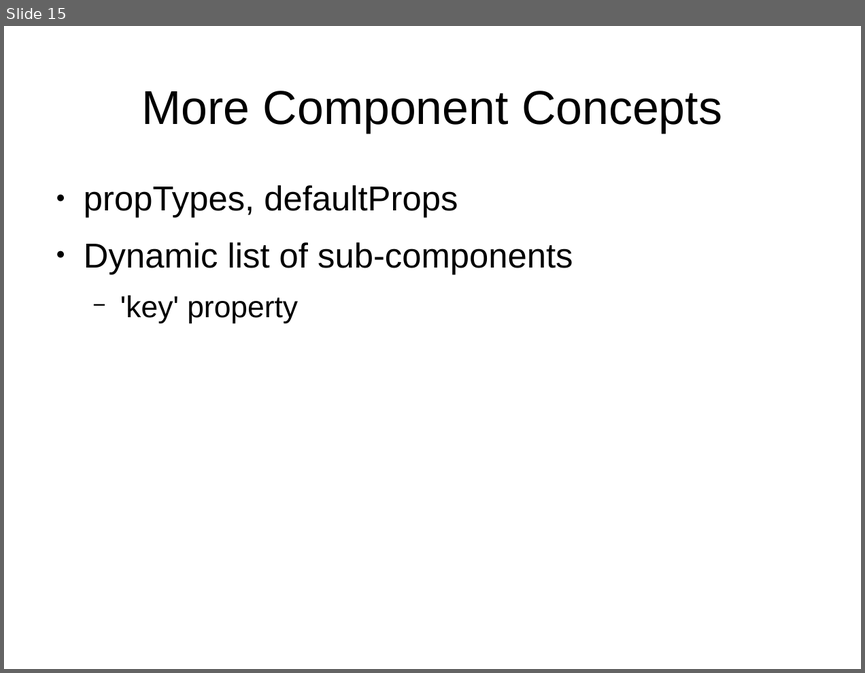
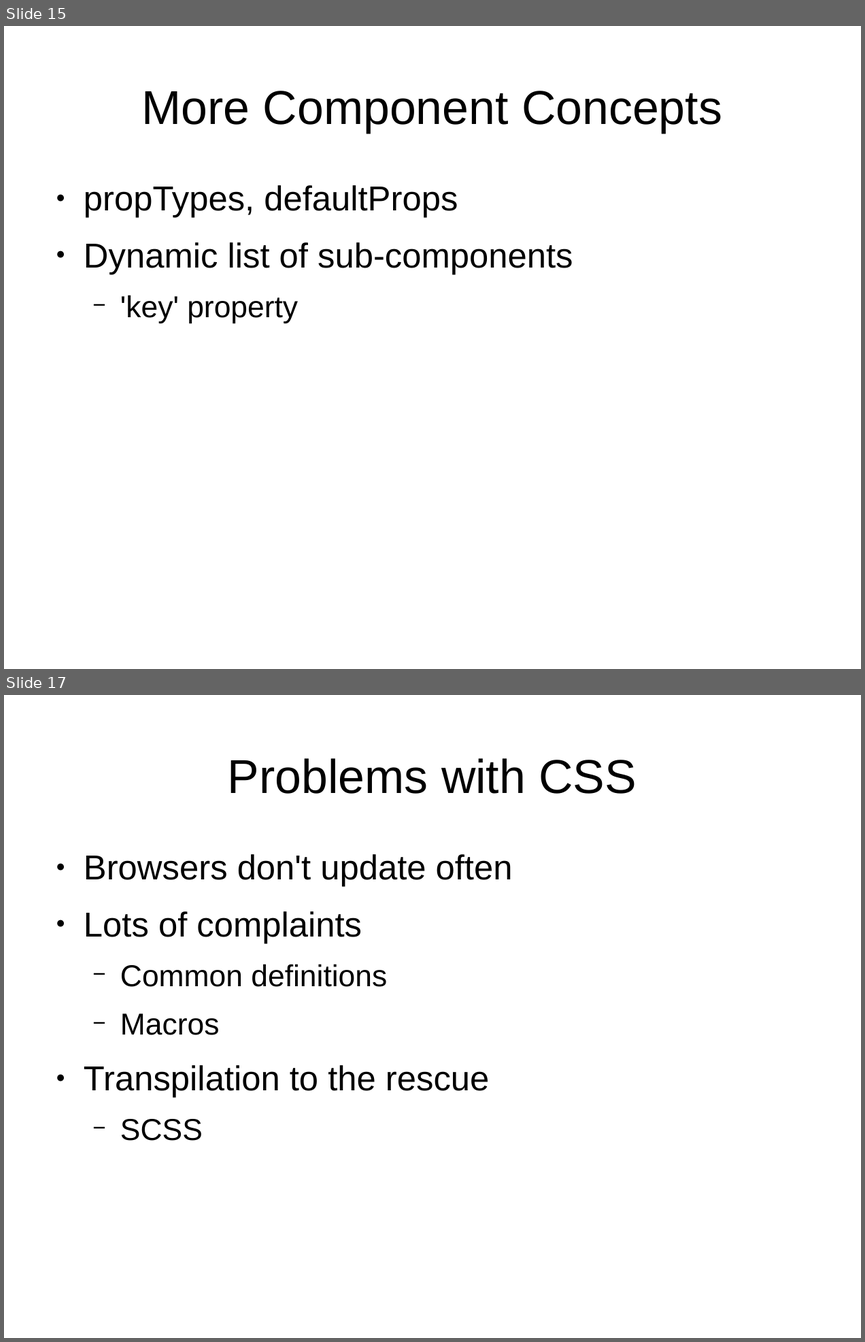
Before and after one commit to edlott/Training, a slide deck: docs/JavascriptTutorial.odp. Shown one above the other, each under a label of ours: slide 15 before the commit, slides 15 and 17 after it; the slides between them are not shown. The pictures are 865x673 and 865x1342 pixels, drawn with LibreOffice and Linux fonts; fonts in the diff are those of the drawing. Boxes give left, top, right and bottom in pixels: in the first picture for what was removed or moved away, otherwise in the second. Text is boxed around its words. In the diff, an @@ line names an element or a change of style, - is before the commit and + after.

```diff
--- a/docs/JavascriptTutorial.odp
+++ b/docs/JavascriptTutorial.odp
@@ slide 17 added at [4, 695, 861, 1338], background #FFFFFF @@
@@ title added at [228, 758, 636, 794], 44 pt, text #000000 @@
+Problems with CSS
@@ text added at [84, 854, 513, 1140], 32 pt, text #000000 @@
+● Browsers don't update often
+● Lots of complaints
+  − Common definitions
+  − Macros
+● Transpilation to the rescue
+  − SCSS
```
Also in this commit, not shown: 1 slide changed, 2 other files.
